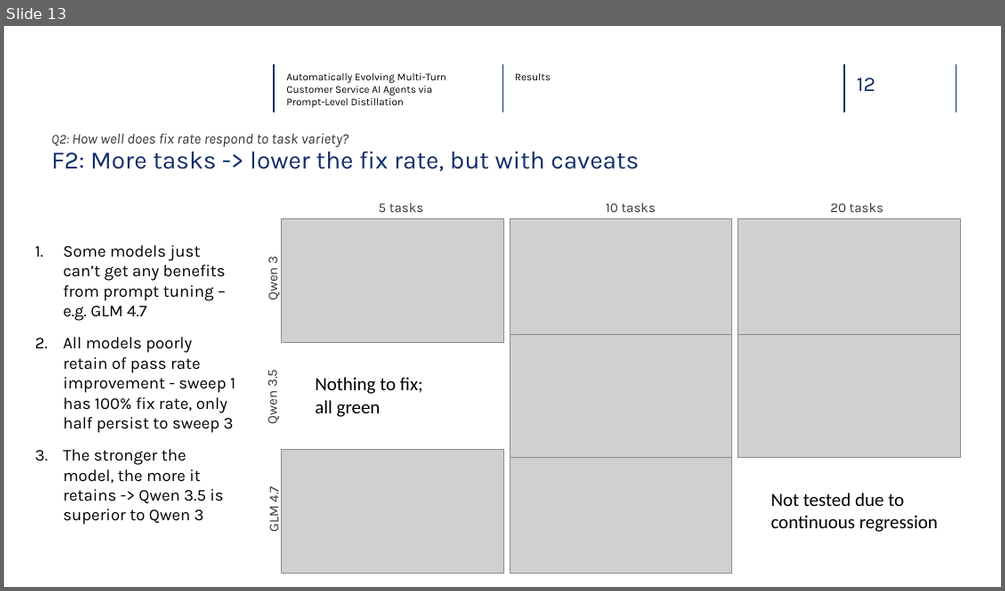
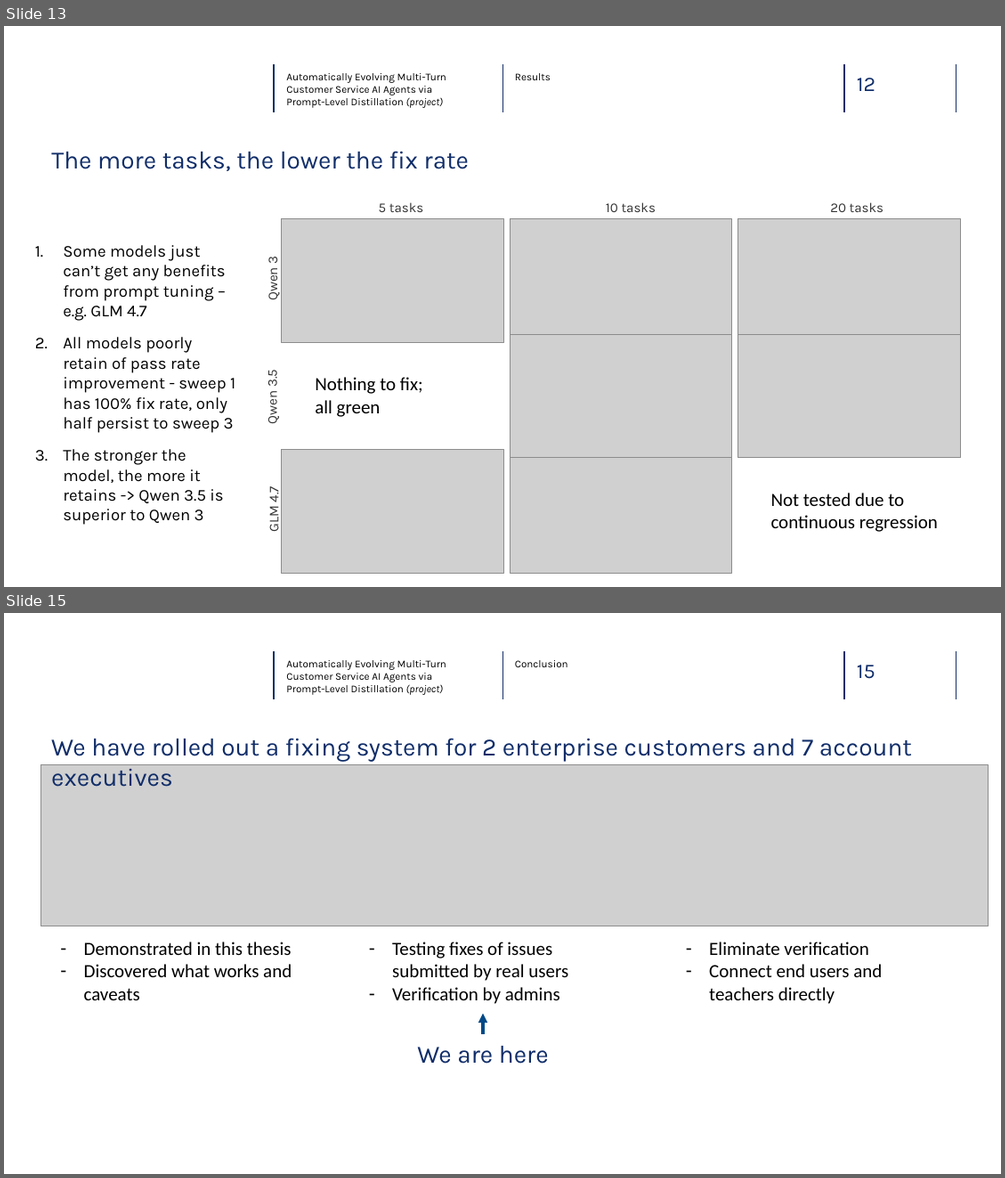
Before and after one commit to glebdementev/tau-evo, a slide deck: slides/defense.pptx. Shown one above the other, each under a label of ours: slide 13 before the commit, slides 13 and 15 after it; the slides between them are not shown. The pictures are 1005x591 and 1005x1178 pixels, drawn with LibreOffice and Linux fonts; fonts in the diff are those of the drawing; grey boxes stand for pictures; background and template pictures are left out. Boxes give left, top, right and bottom in pixels: in the first picture for what was removed or moved away, otherwise in the second. Text is boxed around its words. In the diff, an @@ line names an element or a change of style, - is before the commit and + after.

```diff
--- a/slides/defense.pptx
+++ b/slides/defense.pptx
@@ slide 15 added at <box>4,613,1001,1174</box>, background #FFFFFF @@
@@ line added from (274, 651) to (274, 699), #102D69 1 pt @@
@@ text added at <box>286,660,446,695</box>, 10 pt, text #000000 @@
+Automatically Evolving Multi-Turn
+Customer Service AI Agents via Prompt-Level Distillation (project)
@@ line added from (502, 651) to (502, 699), #102D69 1 pt @@
@@ text added at <box>515,660,568,667</box>, 10 pt, text #000000 @@
+Conclusion
@@ line added from (844, 651) to (844, 699), #102D69 1 pt @@
@@ text added at <box>857,665,875,679</box>, 20 pt, text #102D69 @@
+15
@@ line added from (956, 651) to (956, 699), #102D69 1 pt @@
@@ text added at <box>51,738,912,762</box>, 24 pt, text #102D69 @@
+We have rolled out a fixing system for 2 enterprise customers and 7 account executives
@@ picture added at <box>40,765,988,925</box> @@
@@ text added at <box>84,941,291,1000</box>, 18 pt, text #000000 @@
+– Demonstrated in this thesis
+– Discovered what works and caveats
@@ text added at <box>392,941,568,1004</box>, 18 pt, text #000000 @@
+– Testing fixes of issues submitted by real users
+– Verification by admins
@@ text added at <box>709,941,882,1004</box>, 18 pt, text #000000 @@
+– Eliminate verification
+– Connect end users and teachers directly
@@ arrow added from (484, 1034) to (484, 1013), #004986 3 pt @@
@@ text added at <box>417,1046,549,1063</box>, 24 pt, text #102D69 @@
+We are here
@@ slide 13 changed as well @@
@@ text at <box>286,73,446,108</box>: text changed @@
-Automatically Evolving Multi-Turn
-Customer Service AI Agents via Prompt-Level Distillation
+Automatically Evolving Multi-Turn
+Customer Service AI Agents via Prompt-Level Distillation (project)
@@ text at <box>51,151,469,171</box>: text changed @@
-F2: More tasks -> lower the fix rate, but with caveats
+The more tasks, the lower the fix rate
@@ text removed at <box>51,133,348,147</box> @@
-Q2: How well does fix rate respond to task variety?
```
Also in this commit, not shown: 13 other slides changed, 1 other slide added, 2 slides removed, 19 other files.
